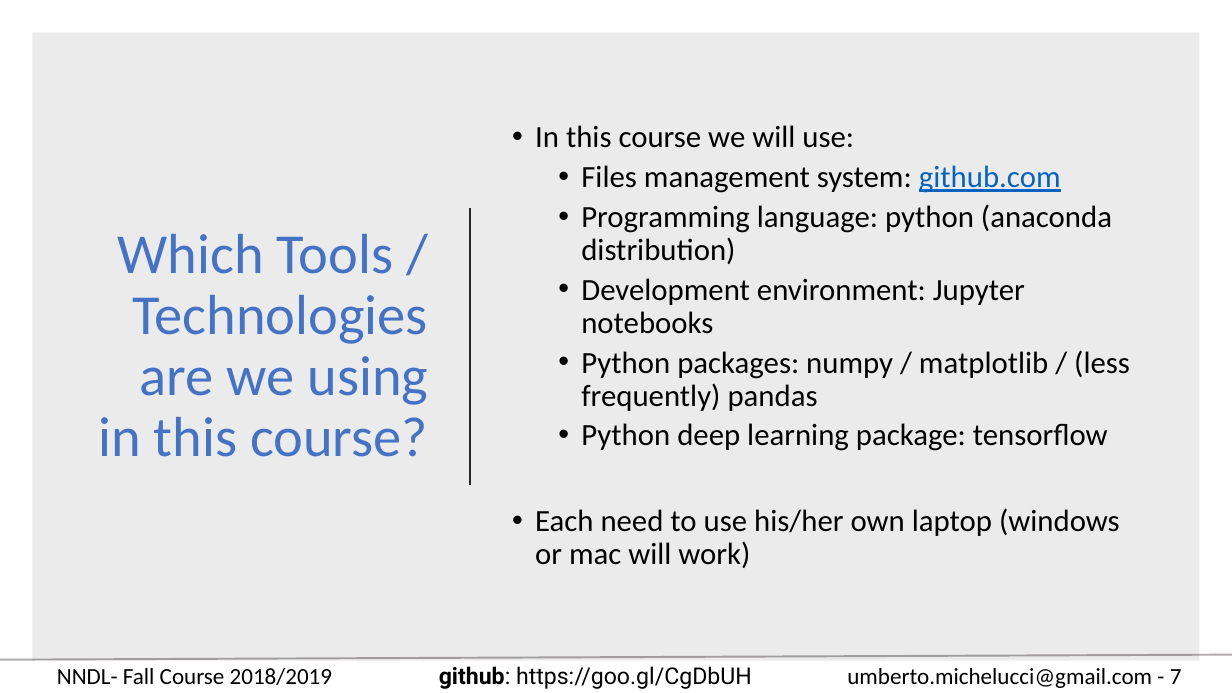
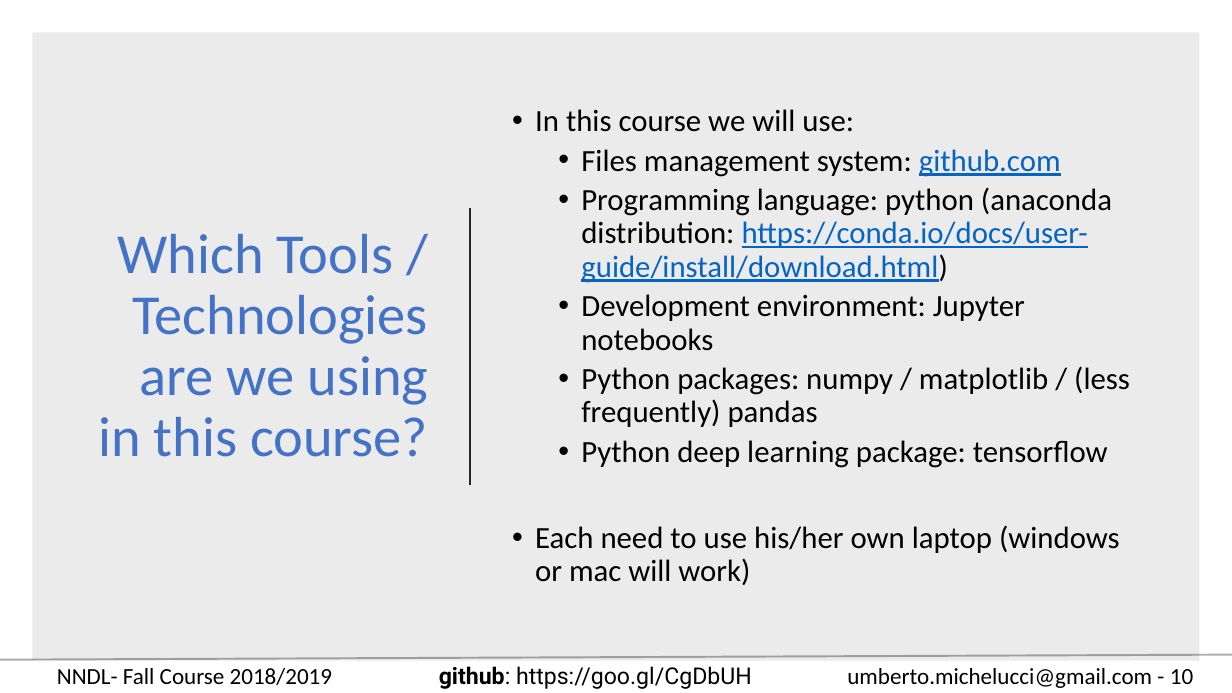
Before and after one commit to toelt-llc/COURSE-zhaw-dlcourse-spring2019, a slide deck: slide 10 of Week 1 - Mathematic introduction/NNDL - Fall 18 Week 1 - Administration and basics.pptx (slide 7 before the commit). Drawn at 1232x693 pixels with LibreOffice and Linux fonts; fonts in the diff are those of the drawing. Boxes give left, top, right and bottom in pixels: in the first picture for what was removed or moved away, otherwise in the second. Text is boxed around its words. In the diff, an @@ line names an element or a change of style, - is before the commit and + after.

```diff
--- a/Week 1 - Mathematic introduction/NNDL - Fall 18 Week 1 - Administration and basics.pptx
+++ b/Week 1 - Mathematic introduction/NNDL - Fall 18 Week 1 - Administration and basics.pptx
@@ text at [581,187,1112,283]: text changed; text colour #000000 to #0563C1 @@
-  • Programming language: python (anaconda distribution)
+  • Programming language: python (anaconda distribution: https://conda.io/docs/user-guide/install/download.html)
@@ text at [847,668,1193,688]: text changed @@
-umberto.michelucci@gmail.com - 7
+umberto.michelucci@gmail.com - 10
```
Also in this commit, not shown: 3 slides added, 6 other files.
